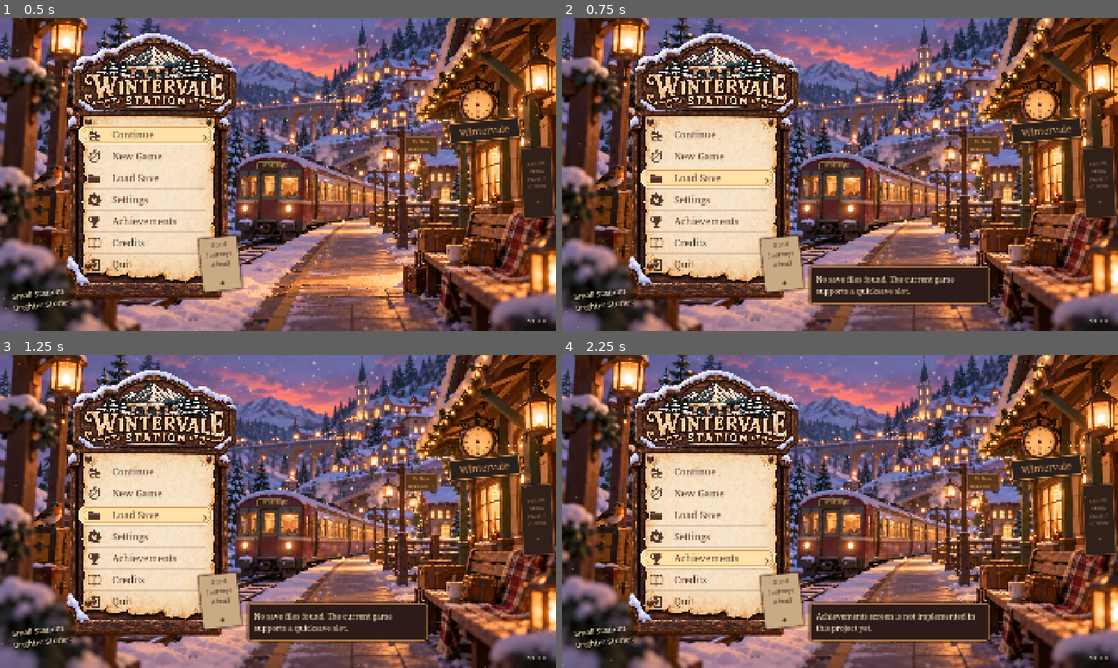
Above: before the commit, frames 1-4 (two rows, left to right).
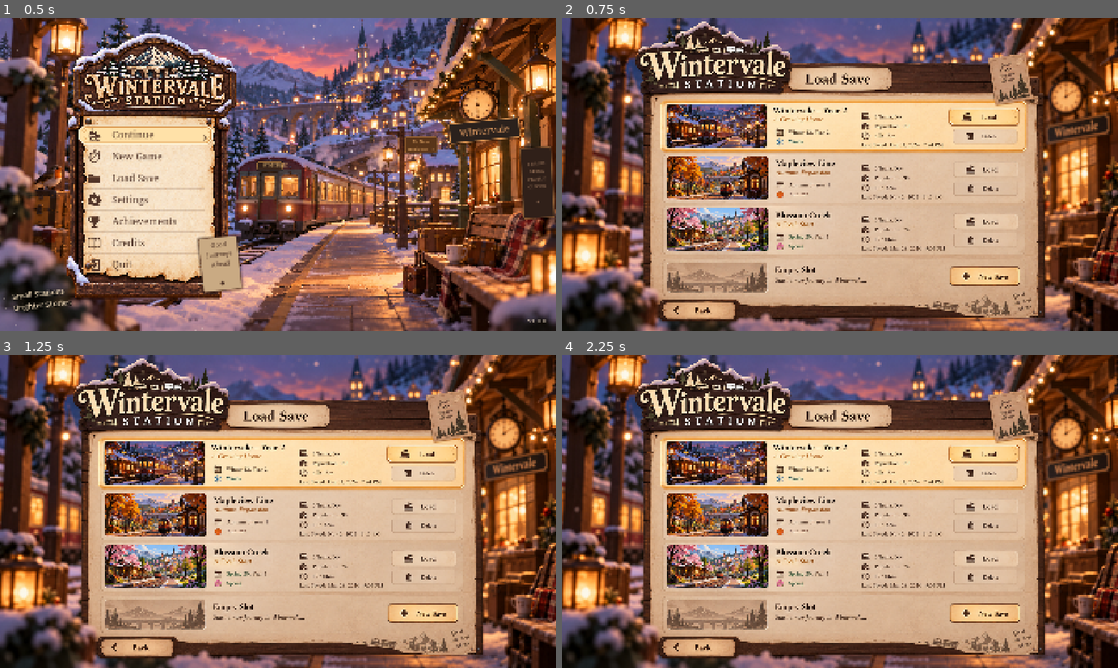
Above: after the commit, the same moments.

Repository: lucasmers1104-design/Wintervale-Station
Game: Godot game, scene res://scenes/ui/main_menu.tscn
Two runs of this game, one before a commit and one after it. Both use one fixed random seed, a clock stepped at 60 frames per second and the inputs below.
Inputs:
- Up to frame 1 (0.5 s): no input
- Up to frame 2 (0.75 s): click "Load Save" at 0.5 s
- Up to frame 3 (1.25 s): no input
- Up to frame 4 (2.25 s): click "Settings" at 1.25 s; click "Achievements" at 2 s

Frame 1 is identical in both runs. In frame 2, 86% of the frame differs, in the area x 0-100%, y 0-100%; in frame 3, 86%; in frame 4, 86%.

Commit message:
feat: add visual menu gallery screens

Diff:
--- /dev/null
+++ b/_probe/capture_menu_gallery.gd
@@ -0,0 +1,38 @@
+extends SceneTree
+
+const PAGES := [
+	"load_save", "achievements", "settings_graphics", "settings_audio",
+	"settings_controls", "settings_gameplay", "credits",
+]
+
+
+func _initialize() -> void:
+	call_deferred("_capture")
+
+
+func _capture() -> void:
+	DisplayServer.window_set_size(Vector2i(1672, 941))
+	var menu: Node = load("res://scenes/ui/main_menu.tscn").instantiate()
+	root.add_child(menu)
+	current_scene = menu
+	for i in 4:
+		await process_frame
+	var gallery: Node = menu.get_node("ReferenceCanvas/MenuGallery")
+	for page in PAGES:
+		gallery.call("show_page", page)
+		for i in 4:
+			await process_frame
+		var image := root.get_viewport().get_texture().get_image()
+		var target := "res://docs/menu_gallery_%s.png" % page
+		var result := image.save_png(target)
+		print(page, ": ", result, " ", image.get_width(), "x", image.get_height())
+	gallery.call("show_page", "settings_graphics")
+	for dimensions in [Vector2i(1920, 1080), Vector2i(2560, 1440)]:
+		DisplayServer.window_set_size(dimensions)
+		for i in 4:
+			await process_frame
+		var image := root.get_viewport().get_texture().get_image()
+		var target := "res://docs/menu_gallery_settings_graphics_%dx%d.png" % [dimensions.x, dimensions.y]
+		var result := image.save_png(target)
+		print("responsive graphics: ", result, " ", image.get_width(), "x", image.get_height())
+	quit()
--- /dev/null
+++ b/_probe/compare_menu_gallery.gd
@@ -0,0 +1,32 @@
+extends SceneTree
+
+const PAGES := [
+	"load_save", "achievements", "settings_graphics", "settings_audio",
+	"settings_controls", "settings_gameplay", "credits",
+]
+
+
+func _initialize() -> void:
+	var largest := 0.0
+	for page in PAGES:
+		var reference := Image.new()
+		var rendered := Image.new()
+		reference.load_png_from_buffer(FileAccess.get_file_as_bytes("res://assets/ui/menu_screens/%s.png" % page))
+		rendered.load_png_from_buffer(FileAccess.get_file_as_bytes("res://docs/menu_gallery_%s.png" % page))
+		if reference.get_size() != rendered.get_size():
+			push_error("Size mismatch: " + page)
+			quit(1)
+			return
+		var sum := 0.0
+		var count := 0
+		for y in range(0, 941, 4):
+			for x in range(0, 1672, 4):
+				var a := reference.get_pixel(x, y)
+				var b := rendered.get_pixel(x, y)
+				sum += absf(a.r - b.r) + absf(a.g - b.g) + absf(a.b - b.b)
+				count += 3
+		var mean := sum / float(count)
+		largest = maxf(largest, mean)
+		print(page, " sampled mean channel difference: ", snappedf(mean * 255.0, 0.01), "/255")
+	print("largest sampled mean: ", snappedf(largest * 255.0, 0.01), "/255")
+	quit()
--- /dev/null
+++ b/_probe/menu_gallery_flow_probe.gd
@@ -0,0 +1,46 @@
+extends SceneTree
+
+const EXPECTED := [
+	"load_save", "achievements", "settings_graphics", "settings_audio",
+	"settings_controls", "settings_gameplay", "credits",
+]
+
+
+func _initialize() -> void:
+	call_deferred("_run")
+
+
+func _run() -> void:
+	var menu: Node = load("res://scenes/ui/main_menu.tscn").instantiate()
+	root.add_child(menu)
+	current_scene = menu
+	await process_frame
+	var gallery: Control = menu.get_node("ReferenceCanvas/MenuGallery")
+	for page in EXPECTED:
+		gallery.call("show_page", page)
+		if not gallery.visible or gallery.get_node("PageArt").texture == null:
+			push_error("Visual page unavailable: " + page)
+			quit(1)
+			return
+	print("All seven visual pages load")
+	for entry in ["LoadSave", "Settings", "Achievements", "Credits"]:
+		gallery.call("close_page")
+		(menu.get_node("ReferenceCanvas/" + entry) as Button).pressed.emit()
+		if not gallery.visible:
+			push_error("Main menu did not open visual page: " + entry)
+			quit(1)
+			return
+	print("Main menu opens all four referenced destinations")
+	gallery.call("show_page", "settings_graphics")
+	(gallery.get_node("VisibleControls/Audio") as Button).pressed.emit()
+	if gallery.get_node("PageArt").texture != load("res://assets/ui/menu_screens/settings_audio.png"):
+		push_error("Settings tab navigation did not open Audio")
+		quit(1)
+		return
+	(gallery.get_node("VisibleControls/Back") as Button).pressed.emit()
+	if gallery.visible:
+		push_error("Back did not close the visual page")
+		quit(1)
+		return
+	print("Settings tab and Back navigation work")
+	quit()
--- /dev/null
+++ b/scenes/ui/menu_gallery.tscn
@@ -0,0 +1,10 @@
+[gd_scene load_steps=2 format=3]
+
+[ext_resource type="Script" path="res://scripts/ui/menu_gallery.gd" id="1_gallery"]
+
+[node name="MenuGallery" type="Control"]
+layout_mode = 3
+offset_right = 1672.0
+offset_bottom = 941.0
+mouse_filter = 0
+script = ExtResource("1_gallery")
--- a/scripts/ui/main_menu.gd
+++ b/scripts/ui/main_menu.gd
@@ -6,6 +6,7 @@
 const BACKGROUND := preload("res://assets/ui/main_menu/station_background.png")
 const LOGO := preload("res://assets/ui/main_menu/wood_logo.png")
 const PARCHMENT := preload("res://assets/ui/main_menu/parchment_panel.png")
+const GALLERY_SCENE := preload("res://scenes/ui/menu_gallery.tscn")
 const SELECTION := preload("res://assets/ui/main_menu/selection_frame.svg")
 const ICONS := [
 	preload("res://assets/ui/main_menu/icons/continue_train.svg"),
@@ -25,6 +26,7 @@
 var _notice: PanelContainer
 var _notice_text: Label
 var _snow: MenuSnow
+var _gallery: Node
 
 
 class MenuSnow extends Control:
@@ -148,6 +150,9 @@
 	_canvas.add_child(version)
 
 	_build_notice()
+	_gallery = GALLERY_SCENE.instantiate()
+	_canvas.add_child(_gallery)
+	_gallery.connect("closed", Callable(self, "_on_gallery_closed"))
 
 
 func _add_image(texture: Texture2D, pos: Vector2, dimensions: Vector2, label: String) -> void:
@@ -312,18 +317,19 @@
 		1:
 			_start_game(false)
 		2:
-			if SaveManager.has_save():
-				_start_game(true)
-			else:
-				_show_notice("No save files found. The current game supports a quicksave slot.")
+			_gallery.call("show_page", "load_save")
 		3:
-			_show_notice("Settings screen is not implemented in this project yet. Press F11 in the game for fullscreen.")
+			_gallery.call("show_page", "settings_graphics")
 		4:
-			_show_notice("Achievements screen is not implemented in this project yet.")
+			_gallery.call("show_page", "achievements")
 		5:
-			_show_notice("Credits screen is not implemented in this project yet.")
+			_gallery.call("show_page", "credits")
 		6:
 			get_tree().quit()
+
+
+func _on_gallery_closed() -> void:
+	_buttons[0].grab_focus()
 
 
 func _start_game(load_save: bool) -> void:
--- /dev/null
+++ b/scripts/ui/menu_gallery.gd
@@ -0,0 +1,116 @@
+## Visual menu pages supplied by the art director. All seven images are 1672x941.
+## Navigation controls are Buttons with visible cropped art from each page.
+## These pages carry sample values only; data and setting changes come later.
+extends Control
+
+signal closed
+
+const DESIGN_SIZE := Vector2(1672, 941)
+const PAGE_ART := {
+	"load_save": preload("res://assets/ui/menu_screens/load_save.png"),
+	"achievements": preload("res://assets/ui/menu_screens/achievements.png"),
+	"settings_graphics": preload("res://assets/ui/menu_screens/settings_graphics.png"),
+	"settings_audio": preload("res://assets/ui/menu_screens/settings_audio.png"),
+	"settings_controls": preload("res://assets/ui/menu_screens/settings_controls.png"),
+	"settings_gameplay": preload("res://assets/ui/menu_screens/settings_gameplay.png"),
+	"credits": preload("res://assets/ui/menu_screens/credits.png"),
+}
+
+var _art: TextureRect
+var _hotspots: Control
+var _page := ""
+
+
+func _ready() -> void:
+	size = DESIGN_SIZE
+	mouse_filter = Control.MOUSE_FILTER_STOP
+	_art = TextureRect.new()
+	_art.name = "PageArt"
+	_art.expand_mode = TextureRect.EXPAND_IGNORE_SIZE
+	_art.stretch_mode = TextureRect.STRETCH_SCALE
+	_art.mouse_filter = Control.MOUSE_FILTER_IGNORE
+	add_child(_art)
+	_art.size = DESIGN_SIZE
+	_hotspots = Control.new()
+	_hotspots.name = "VisibleControls"
+	_hotspots.mouse_filter = Control.MOUSE_FILTER_PASS
+	add_child(_hotspots)
+	_hotspots.size = DESIGN_SIZE
+	visible = false
+
+
+func show_page(page: String) -> void:
+	if not PAGE_ART.has(page):
+		push_warning("No visual reference is available for menu page '%s'." % page)
+		return
+	_page = page
+	_art.texture = PAGE_ART[page]
+	visible = true
+	_rebuild_controls()
+
+
+func close_page() -> void:
+	visible = false
+	_page = ""
+	closed.emit()
+
+
+func _unhandled_input(event: InputEvent) -> void:
+	if visible and event.is_action_pressed(&"ui_cancel"):
+		close_page()
+		get_viewport().set_input_as_handled()
+
+
+func _rebuild_controls() -> void:
+	for child in _hotspots.get_children():
+		_hotspots.remove_child(child)
+		child.queue_free()
+
+	# The logo acts as a return target on every supplied visual page.
+	_add_art_button("LogoBack", Rect2(110, 24, 580, 209), close_page)
+	match _page:
+		"load_save":
+			_add_art_button("Back", Rect2(296, 844, 235, 69), close_page)
+		"achievements":
+			_add_art_button("Back", Rect2(456, 877, 201, 53), close_page)
+			_add_art_button("LoadSave", Rect2(176, 358, 265, 70), func() -> void: show_page("load_save"))
+			_add_art_button("Settings", Rect2(176, 427, 265, 70), func() -> void: show_page("settings_graphics"))
+			_add_art_button("Credits", Rect2(176, 566, 265, 70), func() -> void: show_page("credits"))
+		"credits":
+			_add_art_button("Back", Rect2(374, 776, 215, 81), close_page)
+		_:
+			if _page.begins_with("settings_"):
+				_add_art_button("Graphics", Rect2(178, 261, 279, 70), func() -> void: show_page("settings_graphics"))
+				_add_art_button("Audio", Rect2(178, 337, 279, 70), func() -> void: show_page("settings_audio"))
+				_add_art_button("Controls", Rect2(178, 412, 279, 70), func() -> void: show_page("settings_controls"))
+				_add_art_button("Gameplay", Rect2(178, 489, 279, 70), func() -> void: show_page("settings_gameplay"))
+				_add_art_button("Back", Rect2(497, 801, 239, 66), close_page)
+
+
+func _add_art_button(label: String, region: Rect2, action: Callable) -> void:
+	var button := Button.new()
+	button.name = label
+	button.tooltip_text = label.replace("Back", "Back to main menu") if label == "Back" or label == "LogoBack" else label
+	button.focus_mode = Control.FOCUS_ALL
+	button.mouse_default_cursor_shape = Control.CURSOR_POINTING_HAND
+	var empty := StyleBoxEmpty.new()
+	for state in ["normal", "hover", "pressed", "focus", "hover_pressed", "disabled"]:
+		button.add_theme_stylebox_override(state, empty)
+	button.pressed.connect(action)
+	_hotspots.add_child(button)
+	button.position = region.position
+	button.size = region.size
+
+	# This is the actual visible control surface, sampled without alteration from
+	# the corresponding art. It is a separate TextureRect, not an invisible hit box.
+	var crop := AtlasTexture.new()
+	crop.atlas = PAGE_ART[_page]
+	crop.region = region
+	var surface := TextureRect.new()
+	surface.name = "ArtSurface"
+	surface.texture = crop
+	surface.expand_mode = TextureRect.EXPAND_IGNORE_SIZE
+	surface.stretch_mode = TextureRect.STRETCH_SCALE
+	surface.mouse_filter = Control.MOUSE_FILTER_IGNORE
+	button.add_child(surface)
+	surface.size = region.size
Binary file added: assets/ui/menu_screens/achievements.png
Not shown, added: assets/ui/menu_screens/achievements.png.import
Binary file added: assets/ui/menu_screens/credits.png
Not shown, added: assets/ui/menu_screens/credits.png.import
Binary file added: assets/ui/menu_screens/load_save.png
Not shown, added: assets/ui/menu_screens/load_save.png.import
Binary file added: assets/ui/menu_screens/settings_audio.png
Not shown, added: assets/ui/menu_screens/settings_audio.png.import
Binary file added: assets/ui/menu_screens/settings_controls.png
Not shown, added: assets/ui/menu_screens/settings_controls.png.import
Binary file added: assets/ui/menu_screens/settings_gameplay.png
Not shown, added: assets/ui/menu_screens/settings_gameplay.png.import
(and 13 more such lines)
